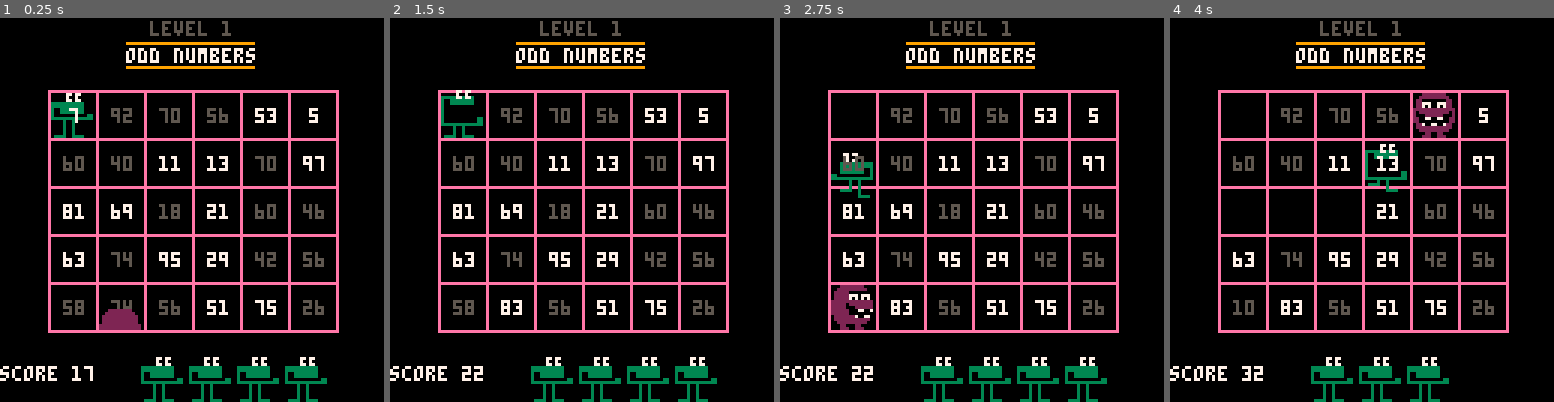
Above: before the commit, frames 1-4 (left to right).
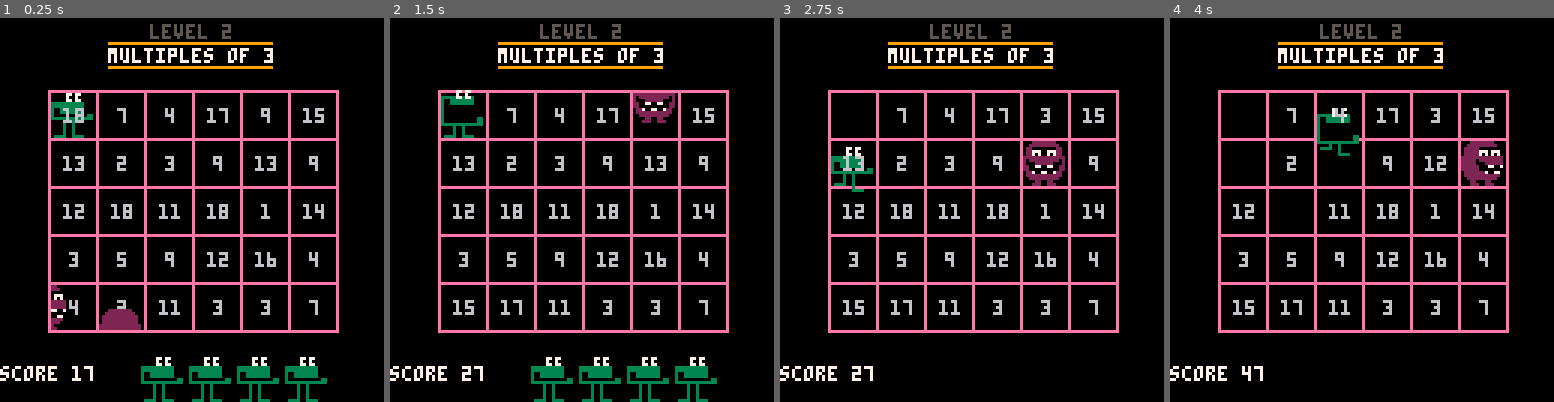
Above: after the commit, the same moments.

Repository: m4thpro/nl
Game: PICO-8 cartridge nl.p8
The game is run twice, just before and just after one commit, with the same random seed, the same clock (stepped at 60 frames per second) and the same inputs.
Inputs:
- Up to frame 1 (0.25 s): no input
- Up to frame 2 (1.5 s): tap O (Z key) at 0.33, 0.7, 1.43 s; tap X (X key) at 1.07 s
- Up to frame 3 (2.75 s): hold Left 1.97-2.37 s; tap X (X key) at 2.07, 2.4, 2.73 s; tap O (Z key) at 2.22 s; hold Down from 2.42 s (still down)
- Up to frame 4 (4 s): release Down at 2.82 s; hold Right 2.87-3.53 s; tap X (X key) at 3.07, 3.4, 3.73 s; tap O (Z key) at 3.1, 3.98 s; hold Up from 3.58 s (still down)

The runs differ from the first frame. In frame 1, 6.0% of the frame differs, in the area x 13-85%, y 0-82%; in frame 2, 6.1%; in frame 3, 9.7%, in the area x 13-86%, y 0-100%; in frame 4, 9.1%.

Commit message:
do not use all two-digit numbers

Diff:
--- a/nl.p8
+++ b/nl.p8
@@ -13,7 +13,7 @@
 
 -- game stats
 score = 17
-level = 1
+level = 2
 lives = 4
 --title = "squares modulo 8"
 
@@ -25,18 +25,37 @@
 
 function congruence(residue,modulus)
    return function(n)
-      if n <= 0 then return nil end
       return (n % modulus) == residue
+   end
+end
+
+function intersection(f,g)
+   return function(n)
+      if f(n) == nil then return nil end
+      if g(n) == nil then return nil end
+      return f(n) and g(n)
+   end
+end
+
+function bounded(a,b)
+   return function(n)
+      if n < a then return nil end
+      if n > b then return nil end
+      return true
    end
 end
 
 levels = {
    { title = "odd numbers",
-     f = congruence(1,2),
+     f = intersection(bounded(0,30),congruence(1,2)),
      troggle_count = 1,
    },
    { title = "multiples of 3",
-     f = congruence(0,3),
+     f = intersection(bounded(1,20),congruence(0,3)),
+     troggle_count = 2,
+   },
+   { title = "multiples of 5",
+     f = intersection(bounded(1,99),congruence(0,5)),
      troggle_count = 3,
    },
 }
@@ -241,8 +260,8 @@
 	    local text = tostr(board[i][j])
 	    local width = 4 * #text - 2
 	    local col = 6
-	    if board[i][j] and levels[level].f(board[i][j]) then col = 7 end
-	    if board[i][j] and not levels[level].f(board[i][j]) then col = 5 end
+	    --if board[i][j] and levels[level].f(board[i][j]) then col = 7 end
+	    --if board[i][j] and not levels[level].f(board[i][j]) then col = 5 end
 	    print(tostr(board[i][j]),(i-1)*16 + originx + 8 - width/2,(j-1)*16 + originy + 6, col)
 	 end
       end
@@ -333,6 +352,7 @@
    if is_level_won() then
       sfx(3)
       level = level + 1
+      if level > #levels then level = #levels end
       fill_board()
    end
 
@@ -424,7 +444,7 @@
    clip()
 
    print("score " .. tostr(score), 0, 116, 7)
-   print_center("level " .. tostr(level),1,5)
+   print_center("level " .. tostr(level),2,5)
    draw_title()
 
    bounce = bounce + 1
